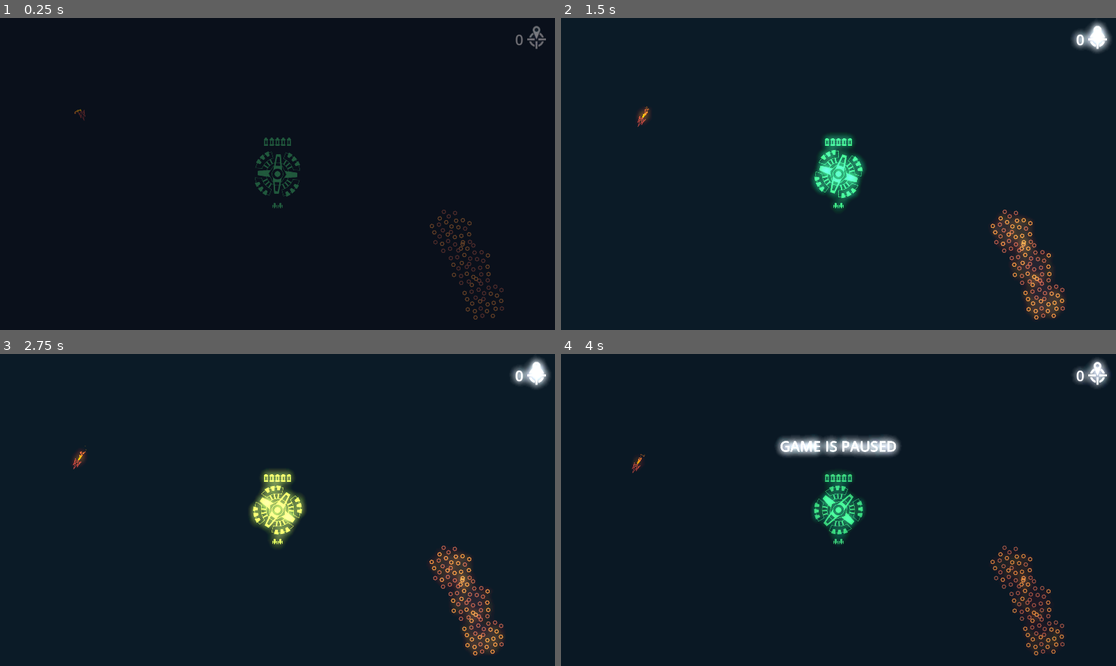
Above: before the commit, frames 1-4 (two rows, left to right).
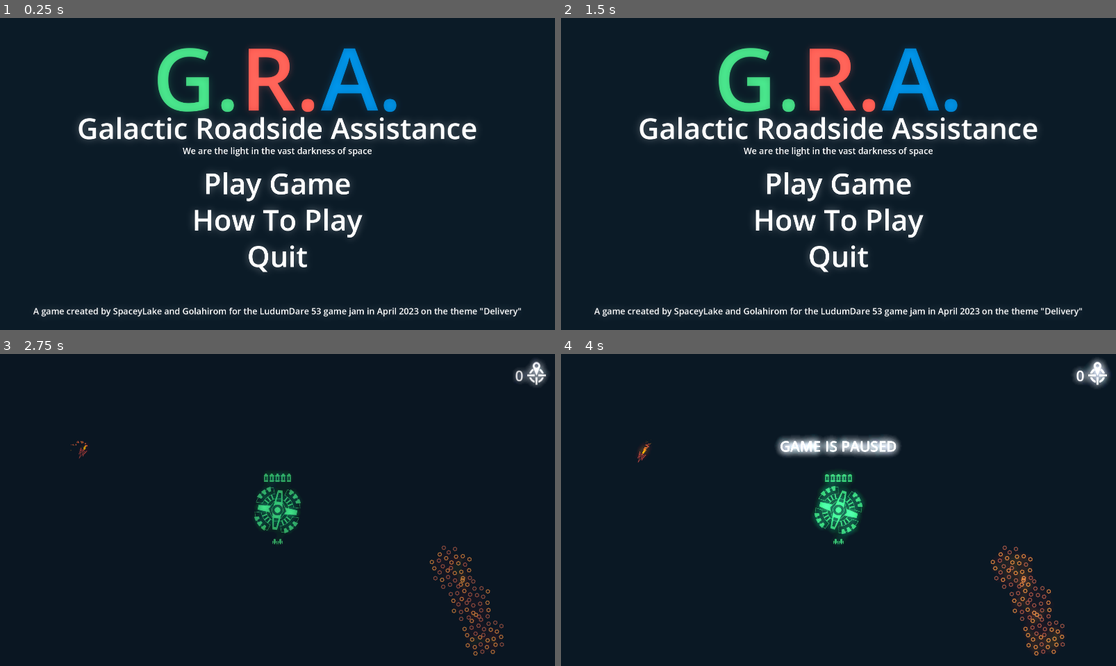
Above: after the commit, the same moments.

Repository: SpaceyLake/GRA
Game: Godot game, scene res://Scenes/main_menu.tscn
Same seed, same stepped clock (60 frames per second), same inputs: the game is played once before the commit and once after it. Before the commit the project starts from res://Scenes/world.tscn.
Inputs (mouse positions are in pixels of both pictures, inside the frame that each line leads up to):
- Up to frame 1 (0.25 s): no input
- Up to frame 2 (1.5 s): click (838, 217) at 0.5 s, where only the run after the commit has a clickable "How To Play"; click (610, 292) at 1.25 s, where only the run after the commit has a clickable "< BACK"
- Up to frame 3 (2.75 s): click (277, 516) at 2 s, where only the run after the commit has a clickable "Play Game"
- Up to frame 4 (4 s): tap Enter (ui_accept) at 2.75, 3.02, 3.77 s; move the mouse to (838, 510) at 2.77 s; hold Shift (shift) 2.78-3.53 s; click (838, 510) at 2.92 s; move the mouse to (727, 525) at 3.52 s; tap Shift (shift) at 3.6 s; click (727, 525) at 3.67 s

The runs differ from the first frame. In frame 1, 15% of the frame differs, in the area x 6-99%, y 2-97%; in frame 2, 15%; in frame 3, 4.0%; in frame 4, 1.4%.

Commit message:
Added main and help menu

Diff:
--- /dev/null
+++ b/Scenes/help_menu.tscn
@@ -0,0 +1,111 @@
+[gd_scene load_steps=7 format=3 uid="uid://cxmgsh704rgb8"]
+
+[ext_resource type="Script" path="res://Scripts/help_menu.gd" id="1_sog5w"]
+[ext_resource type="LabelSettings" uid="uid://ql3e6wdvyvoy" path="res://Settings/LabelTitleMain.tres" id="1_vbr6b"]
+[ext_resource type="LabelSettings" uid="uid://0ul8ma62ej0l" path="res://Settings/LabelText.tres" id="2_7wjvs"]
+[ext_resource type="LabelSettings" uid="uid://7vmh18irhg7p" path="res://Settings/LabelMEGA.tres" id="3_bxaap"]
+[ext_resource type="Theme" uid="uid://cdp3kqu3vj86v" path="res://Settings/UpgradeMenuButtons.tres" id="3_u834k"]
+
+[sub_resource type="Environment" id="Environment_gq04f"]
+background_mode = 3
+background_canvas_max_layer = 128
+glow_enabled = true
+glow_levels/1 = 16.0
+glow_levels/2 = 16.0
+glow_levels/3 = 16.0
+glow_levels/4 = 16.0
+glow_hdr_threshold = 0.0
+
+[node name="HelpMenu" type="Node2D"]
+script = ExtResource("1_sog5w")
+
+[node name="Instructions" type="Node2D" parent="."]
+
+[node name="Info1" type="Label" parent="Instructions"]
+visible = false
+offset_top = 335.0
+offset_right = 1920.0
+offset_bottom = 884.0
+text = "Running out of fuel in never fun. Now imagine you are out of fuel in the vast empty darkness of space with your oxygen and food supplies are dwindling.
+However there is no need for dispair galactic citizen, Galactic Roadside Assistance is here to save you!
+Our trained professionals will fly to you with the fuel you need to continue your journey through the stars.
+
+We have recently expanded to a brand new region of and you have been put in charde of managing our operations here."
+label_settings = ExtResource("2_7wjvs")
+horizontal_alignment = 1
+
+[node name="Info2" type="Label" parent="Instructions"]
+offset_left = 131.0
+offset_top = 335.0
+offset_right = 1790.0
+offset_bottom = 884.0
+text = "Here are some quick instructions to get you started with your brand new VERY IMPORTANT duties:
+
+1. Use LEFT CLICK to select your different units
+2. WIth a unit selected use RIGHT CLICK to issue orders to it (holding down SHIFT allows you to queue orders)
+3. Distress calls with come in peridicaly and will be marked on your map. Each marker shows its time remaining and fuel needed.
+4. Command you Refuel ships to refuel the stranded ships before they perish. The return the to the base to refill their cargo with fuel
+5. Each basic refuel ship may hold up to 5 units of fuel. You can adjust the amount of fuel loaded by the base using the scrollwheel while hovering the base or having it selected.
+6. Unfortunatly we are not the only once roaming the darkess. Since the founding of the G.R.A. pirates have been trying to claim our cargo for themselfs. Be sure to steer clear of these good for nothing thiefs.
+7. Rember we pride ourself in our 100% success rate, so if someone perishes on your watch then you might want to look for a new job."
+label_settings = ExtResource("2_7wjvs")
+autowrap_mode = 3
+
+[node name="HBoxContainer" type="HBoxContainer" parent="."]
+offset_right = 1920.0
+offset_bottom = 370.0
+alignment = 1
+metadata/_edit_lock_ = true
+
+[node name="G" type="Label" parent="HBoxContainer"]
+modulate = Color(0.247059, 0.780392, 0.470588, 1)
+layout_mode = 2
+size_flags_horizontal = 4
+text = "G."
+label_settings = ExtResource("3_bxaap")
+
+[node name="R" type="Label" parent="HBoxContainer"]
+modulate = Color(0.882353, 0.32549, 0.290196, 1)
+layout_mode = 2
+size_flags_horizontal = 0
+text = "R."
+label_settings = ExtResource("3_bxaap")
+
+[node name="A" type="Label" parent="HBoxContainer"]
+modulate = Color(0, 0.490196, 0.780392, 1)
+layout_mode = 2
+size_flags_horizontal = 8
+text = "A."
+label_settings = ExtResource("3_bxaap")
+
+[node name="ButtonNext" type="Button" parent="."]
+offset_left = 1590.0
+offset_top = 884.0
+offset_right = 1920.0
+offset_bottom = 1010.0
+theme = ExtResource("3_u834k")
+
+[node name="Label" type="Label" parent="ButtonNext"]
+layout_mode = 0
+offset_right = 330.0
+offset_bottom = 126.0
+text = "NEXT >"
+label_settings = ExtResource("1_vbr6b")
+horizontal_alignment = 1
+
+[node name="ButtonBack" type="Button" parent="."]
+offset_top = 884.0
+offset_right = 330.0
+offset_bottom = 1010.0
+theme = ExtResource("3_u834k")
+
+[node name="Label" type="Label" parent="ButtonBack"]
+layout_mode = 0
+offset_right = 330.0
+offset_bottom = 126.0
+text = "< BACK"
+label_settings = ExtResource("1_vbr6b")
+horizontal_alignment = 1
+
+[node name="WorldEnvironment" type="WorldEnvironment" parent="."]
+environment = SubResource("Environment_gq04f")
--- /dev/null
+++ b/Scenes/main_menu.tscn
@@ -0,0 +1,120 @@
+[gd_scene load_steps=7 format=3 uid="uid://dlgrb470mtuwp"]
+
+[ext_resource type="Script" path="res://Scripts/main_menu.gd" id="1_7gpuw"]
+[ext_resource type="LabelSettings" uid="uid://ql3e6wdvyvoy" path="res://Settings/LabelTitleMain.tres" id="1_n03fa"]
+[ext_resource type="LabelSettings" uid="uid://7vmh18irhg7p" path="res://Settings/LabelMEGA.tres" id="2_v2qlc"]
+[ext_resource type="LabelSettings" uid="uid://0ul8ma62ej0l" path="res://Settings/LabelText.tres" id="2_vo058"]
+[ext_resource type="Theme" uid="uid://cdp3kqu3vj86v" path="res://Settings/UpgradeMenuButtons.tres" id="4_fcxkb"]
+
+[sub_resource type="Environment" id="Environment_4io26"]
+background_mode = 3
+background_canvas_max_layer = 128
+glow_enabled = true
+glow_levels/1 = 16.0
+glow_levels/2 = 16.0
+glow_levels/3 = 16.0
+glow_levels/4 = 16.0
+glow_hdr_threshold = 0.0
+
+[node name="MainMenu" type="Node2D"]
+script = ExtResource("1_7gpuw")
+
+[node name="Label" type="Label" parent="."]
+offset_top = 312.0
+offset_right = 1920.0
+offset_bottom = 438.0
+size_flags_horizontal = 4
+text = "Galactic Roadside Assistance"
+label_settings = ExtResource("1_n03fa")
+horizontal_alignment = 1
+
+[node name="Label2" type="Label" parent="."]
+offset_top = 438.0
+offset_right = 1920.0
+offset_bottom = 503.0
+text = "We are the light in the vast darkness of space"
+label_settings = ExtResource("2_vo058")
+horizontal_alignment = 1
+
+[node name="Label3" type="Label" parent="."]
+offset_top = 993.0
+offset_right = 1920.0
+offset_bottom = 1034.0
+text = "A game created by SpaceyLake and Golahirom for the LudumDare 53 game jam in April 2023 on the theme \"Delivery\""
+label_settings = ExtResource("2_vo058")
+horizontal_alignment = 1
+
+[node name="HBoxContainer" type="HBoxContainer" parent="."]
+offset_right = 1920.0
+offset_bottom = 370.0
+alignment = 1
+metadata/_edit_lock_ = true
+
+[node name="G" type="Label" parent="HBoxContainer"]
+modulate = Color(0.247059, 0.780392, 0.470588, 1)
+layout_mode = 2
+size_flags_horizontal = 4
+text = "G."
+label_settings = ExtResource("2_v2qlc")
+
+[node name="R" type="Label" parent="HBoxContainer"]
+modulate = Color(0.882353, 0.32549, 0.290196, 1)
+layout_mode = 2
+size_flags_horizontal = 0
+text = "R."
+label_settings = ExtResource("2_v2qlc")
+
+[node name="A" type="Label" parent="HBoxContainer"]
+modulate = Color(0, 0.490196, 0.780392, 1)
+layout_mode = 2
+size_flags_horizontal = 8
+text = "A."
+label_settings = ExtResource("2_v2qlc")
+
+[node name="ButtonPlayGame" type="Button" parent="."]
+offset_left = 630.0
+offset_top = 503.0
+offset_right = 1290.0
+offset_bottom = 629.0
+theme = ExtResource("4_fcxkb")
+
+[node name="Label" type="Label" parent="ButtonPlayGame"]
+layout_mode = 0
+offset_right = 660.0
+offset_bottom = 126.0
+text = "Play Game"
+label_settings = ExtResource("1_n03fa")
+horizontal_alignment = 1
+
+[node name="ButtonHowToPlay" type="Button" parent="."]
+offset_left = 630.0
+offset_top = 629.0
+offset_right = 1290.0
+offset_bottom = 755.0
+theme = ExtResource("4_fcxkb")
+
+[node name="Label" type="Label" parent="ButtonHowToPlay"]
+layout_mode = 0
+offset_right = 660.0
+offset_bottom = 126.0
+text = "How To Play"
+label_settings = ExtResource("1_n03fa")
+horizontal_alignment = 1
+
+[node name="ButtonQuit" type="Button" parent="."]
+offset_left = 630.0
+offset_top = 755.0
+offset_right = 1290.0
+offset_bottom = 881.0
+theme = ExtResource("4_fcxkb")
+
+[node name="Label" type="Label" parent="ButtonQuit"]
+layout_mode = 0
+offset_right = 660.0
+offset_bottom = 126.0
+text = "Quit"
+label_settings = ExtResource("1_n03fa")
+horizontal_alignment = 1
+
+[node name="WorldEnvironment" type="WorldEnvironment" parent="."]
+environment = SubResource("Environment_4io26")
--- /dev/null
+++ b/Scripts/help_menu.gd
@@ -0,0 +1,42 @@
+extends Node2D
+
+@onready var instructions:Array = $Instructions.get_children()
+var current_instruction:int = 0
+
+func _ready():
+	$ButtonNext.pressed.connect(_on_pressed_Next)
+	$ButtonBack.pressed.connect(_on_pressed_Back)
+
+	$ButtonNext.mouse_entered.connect(_on_hover_Next)
+	$ButtonBack.mouse_entered.connect(_on_hover_Back)
+
+	$ButtonNext.mouse_exited.connect(_on_stop_hover_Next)
+	$ButtonBack.mouse_exited.connect(_on_stop_hover_Back)
+
+func _on_pressed_Next():
+	instructions[current_instruction].visible = false
+	if current_instruction < instructions.size()-1:
+		current_instruction += 1
+	instructions[current_instruction].visible = true
+
+func _on_pressed_Back():
+	instructions[current_instruction].visible = false
+	if current_instruction > 0:
+		current_instruction -= 1
+	else:
+		get_tree().change_scene_to_file("res://Scenes/main_menu.tscn")
+	instructions[current_instruction].visible = true
+
+
+func _on_hover_Next():
+	$ButtonNext/Label.modulate = Color("#3fc778")
+
+func _on_hover_Back():
+	$ButtonBack/Label.modulate = Color("#e1534a")
+
+
+func _on_stop_hover_Next():
+	$ButtonNext/Label.modulate = Color.WHITE
+
+func _on_stop_hover_Back():
+	$ButtonBack/Label.modulate = Color.WHITE
--- /dev/null
+++ b/Scripts/main_menu.gd
@@ -0,0 +1,41 @@
+extends Node2D
+
+func _ready():
+	$ButtonPlayGame.pressed.connect(_on_pressed_PlayGame)
+	$ButtonHowToPlay.pressed.connect(_on_pressed_HowToPlay)
+	$ButtonQuit.pressed.connect(_on_pressed_Quit)
+
+	$ButtonPlayGame.mouse_entered.connect(_on_hover_PlayGame)
+	$ButtonHowToPlay.mouse_entered.connect(_on_hover_HowToPlay)
+	$ButtonQuit.mouse_entered.connect(_on_hover_Quit)
+
+	$ButtonPlayGame.mouse_exited.connect(_on_stop_hover_PlayGame)
+	$ButtonHowToPlay.mouse_exited.connect(_on_stop_hover_HowToPlay)
+	$ButtonQuit.mouse_exited.connect(_on_stop_hover_Quit)
+
+func _on_pressed_PlayGame():
+	get_tree().change_scene_to_file("res://Scenes/world.tscn")
+
+func _on_pressed_HowToPlay():
+	get_tree().change_scene_to_file("res://Scenes/help_menu.tscn")
+
+func _on_pressed_Quit():
+	get_tree().quit()
+
+func _on_hover_PlayGame():
+	$ButtonPlayGame/Label.modulate = Color("#3fc778")
+
+func _on_hover_HowToPlay():
+	$ButtonHowToPlay/Label.modulate = Color("#e1534a")
+
+func _on_hover_Quit():
+	$ButtonQuit/Label.modulate = Color("#007dc7")
+
+func _on_stop_hover_PlayGame():
+	$ButtonPlayGame/Label.modulate = Color.WHITE
+
+func _on_stop_hover_HowToPlay():
+	$ButtonHowToPlay/Label.modulate = Color.WHITE
+
+func _on_stop_hover_Quit():
+	$ButtonQuit/Label.modulate = Color.WHITE
--- /dev/null
+++ b/Settings/LabelMEGA.tres
@@ -0,0 +1,8 @@
+[gd_resource type="LabelSettings" load_steps=2 format=3 uid="uid://7vmh18irhg7p"]
+
+[sub_resource type="SystemFont" id="SystemFont_syf1m"]
+font_names = PackedStringArray("Impact")
+
+[resource]
+font = SubResource("SystemFont_syf1m")
+font_size = 300
--- /dev/null
+++ b/Settings/LabelTitleMain.tres
@@ -0,0 +1,9 @@
+[gd_resource type="LabelSettings" load_steps=2 format=3 uid="uid://ql3e6wdvyvoy"]
+
+[sub_resource type="SystemFont" id="SystemFont_syf1m"]
+font_names = PackedStringArray("Impact")
+
+[resource]
+font = SubResource("SystemFont_syf1m")
+font_size = 100
+font_color = Color(0.972549, 0.972549, 0.972549, 1)
--- a/project.godot
+++ b/project.godot
@@ -11,7 +11,7 @@
 [application]
 
 config/name="LDJAM53"
-run/main_scene="res://Scenes/world.tscn"
+run/main_scene="res://Scenes/main_menu.tscn"
 config/features=PackedStringArray("4.0", "Forward Plus")
 config/icon="res://icon.svg"
 
